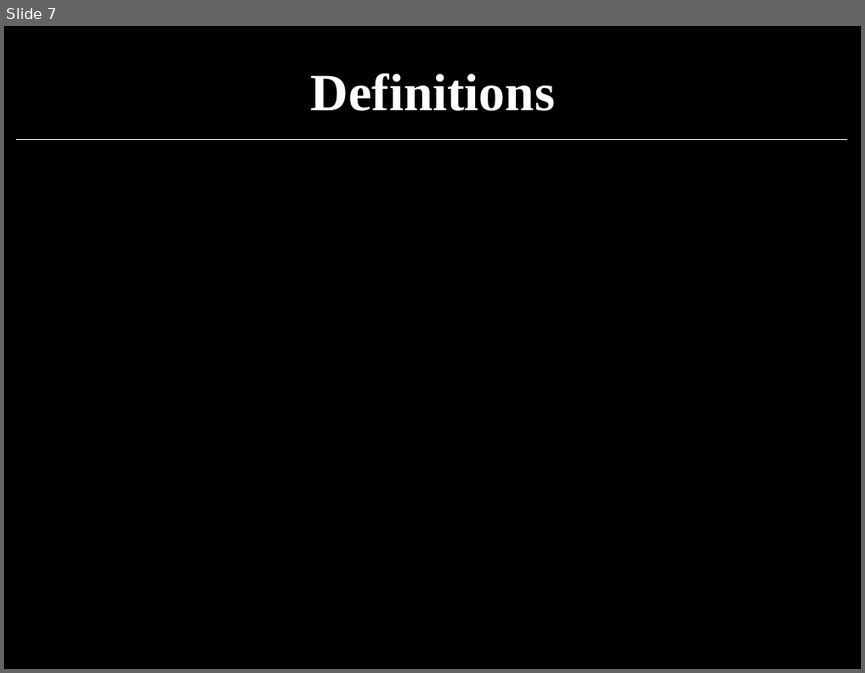
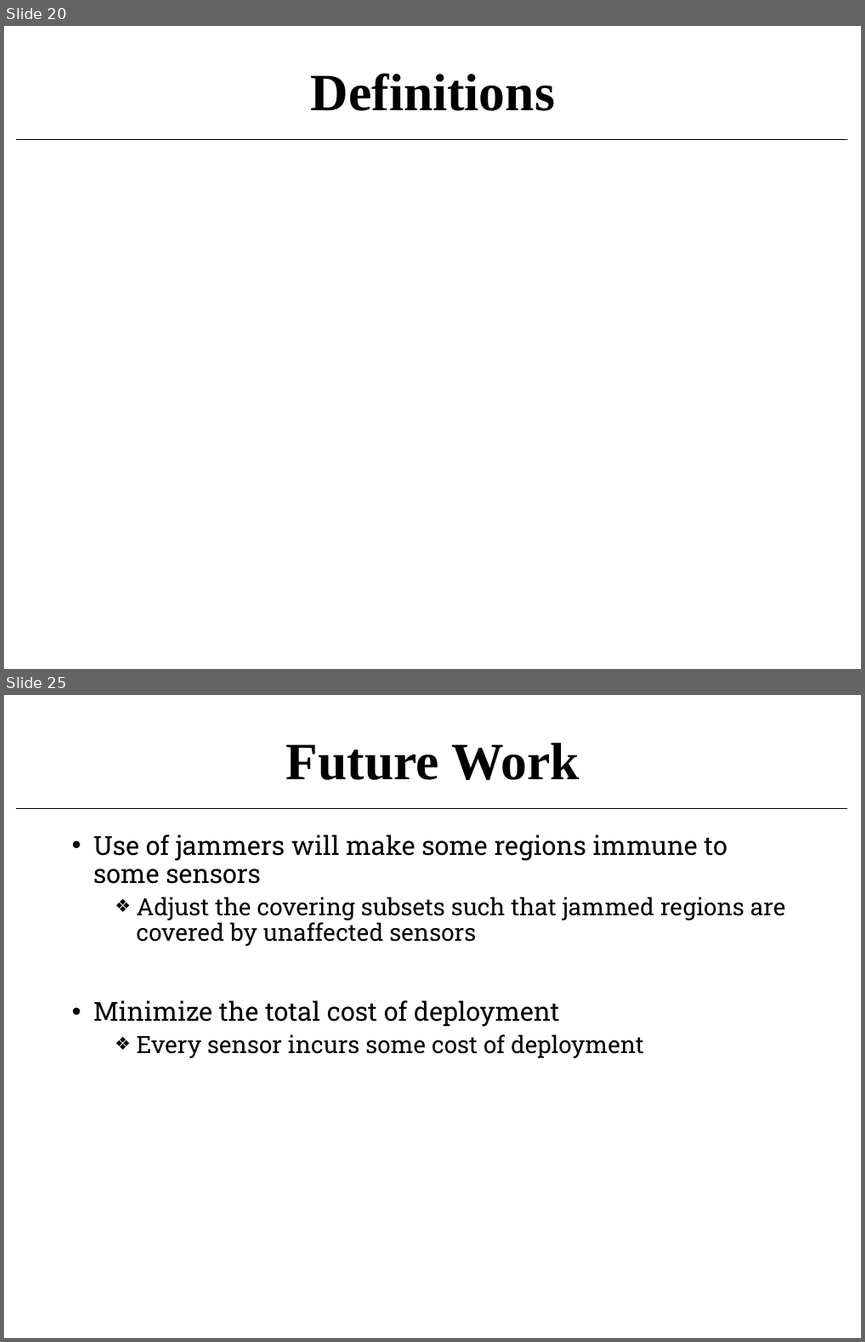
Before and after one commit to j4yd33p/MTP, a slide deck: MTP/Thesis/JBR_PPT.pptx. Shown one above the other, each under a label of ours: slide 7 before the commit, slides 20 and 25 after it; the slides between them are not shown. The pictures are 865x673 and 865x1342 pixels, drawn with LibreOffice and Linux fonts; fonts in the diff are those of the drawing; grey boxes stand for pictures. Boxes give left, top, right and bottom in pixels: in the first picture for what was removed or moved away, otherwise in the second. Text is boxed around its words. In the diff, an @@ line names an element or a change of style, - is before the commit and + after.

```diff
--- a/MTP/Thesis/JBR_PPT.pptx
+++ b/MTP/Thesis/JBR_PPT.pptx
@@ slide 25 added at (4,695,861,1338), background #FFFFFF; not listed: 1 template element that a slide beside it also shows @@
@@ title added at (286,743,579,780), 44 pt, text #000000, bold @@
+Future Work
@@ text added at (93,834,785,1058), 20 pt, text #000000 @@
+• Use of jammers will make some regions immune to some sensors
+  ❖ Adjust the covering subsets such that jammed regions are covered by unaffected sensors
+• Minimize the total cost of deployment
+  ❖ Every sensor incurs some cost of deployment
@@ what was slide 7 is now slide 20 @@
@@ slide 20 changed as well @@
@@ background #000000 to #FFFFFF @@
@@ title "Definitions" at (311,73,555,111): text colour #FFFFFF to #000000 @@
@@ line (16, 139) - (847, 139): stroke #FFFFFF 0.5 pt to #000000 0.5 pt @@
```
Also in this commit, not shown: 10 other slides changed, 14 other slides added, 8 slides removed, 6 other files.
